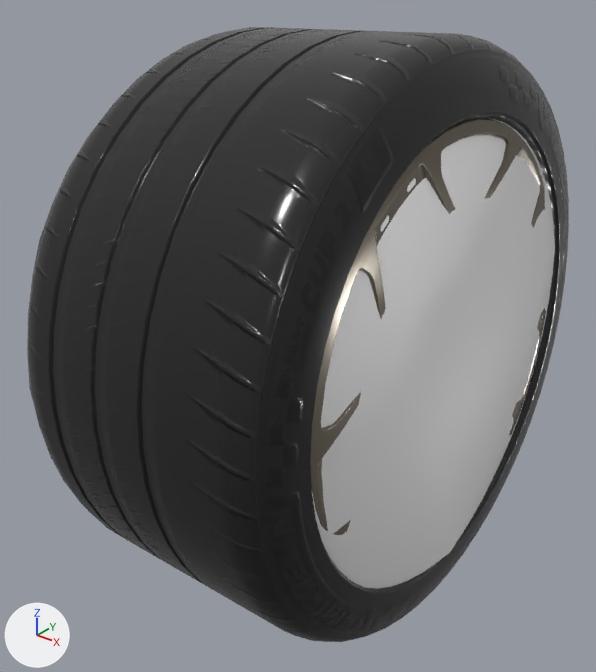
What one commit did to the glTF model assets/parts/wheel_stampede_rear_01/mesh.glb.
Rendered twice from a 50 mm lens placed at (0.567, -0.786, 0.454), pointed at (-0.034, -0.035, -0.011). The lights are fixed; the arrows at lower left show +X, +Y and +Z. The picture after the commit comes second. Vertices at exactly the same position are counted once.

Objects in the first picture: 'wheel_stampede_rear_01', 'wheel_stampede_rear_01_col'.
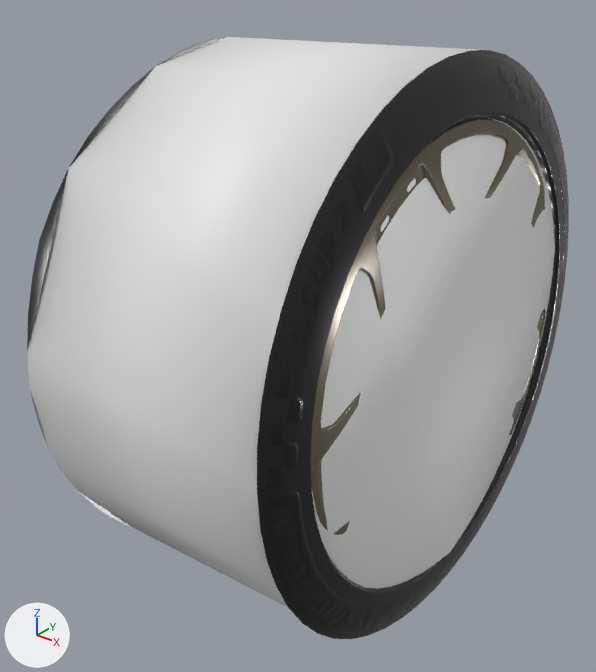
Boxes (x1, y1, x2, y2) around the edits, measured in the pictures (596 x 672 px):
'wheel_stampede_rear_01', reshaped: before (27, 27, 569, 642); after (27, 37, 569, 639)
part 1 of me_wheel_stampede_rear_01, deleted: before (27, 27, 539, 642)
'wheel_stampede_rear_01_col', unchanged, uncovered by the edit: before (312, 119, 555, 589); after (27, 37, 555, 607)

Edits to the bpy script that builds the scene:
```text
Change me_wheel_stampede_rear_01:
    used by ob_wheel_stampede_rear_01; location = (0.0, 0.0, 0.0)
    remove me_wheel_stampede_rear_01.from_pydata(...)  # 5363 vertices, 9606 faces; spans x -0.189..0.189, y -0.358..0.358, z -0.361..0.364
    remove me_wheel_stampede_rear_01.materials.append(mat_fford_mustanggtd_2025_calliperscallipera_zone_material1)
    add me_wheel_stampede_rear_01.from_pydata(...)  # 3435 vertices, 6289 faces; spans x -0.189..0.189, y -0.346..0.346, z -0.35..0.35
    me_wheel_stampede_rear_01 part 1: 327 vertices removed from x -0.163..0.175, y -0.358..0.358, z -0.361..0.364
    other edits to the shape of me_wheel_stampede_rear_01 do not show in these pictures
```
